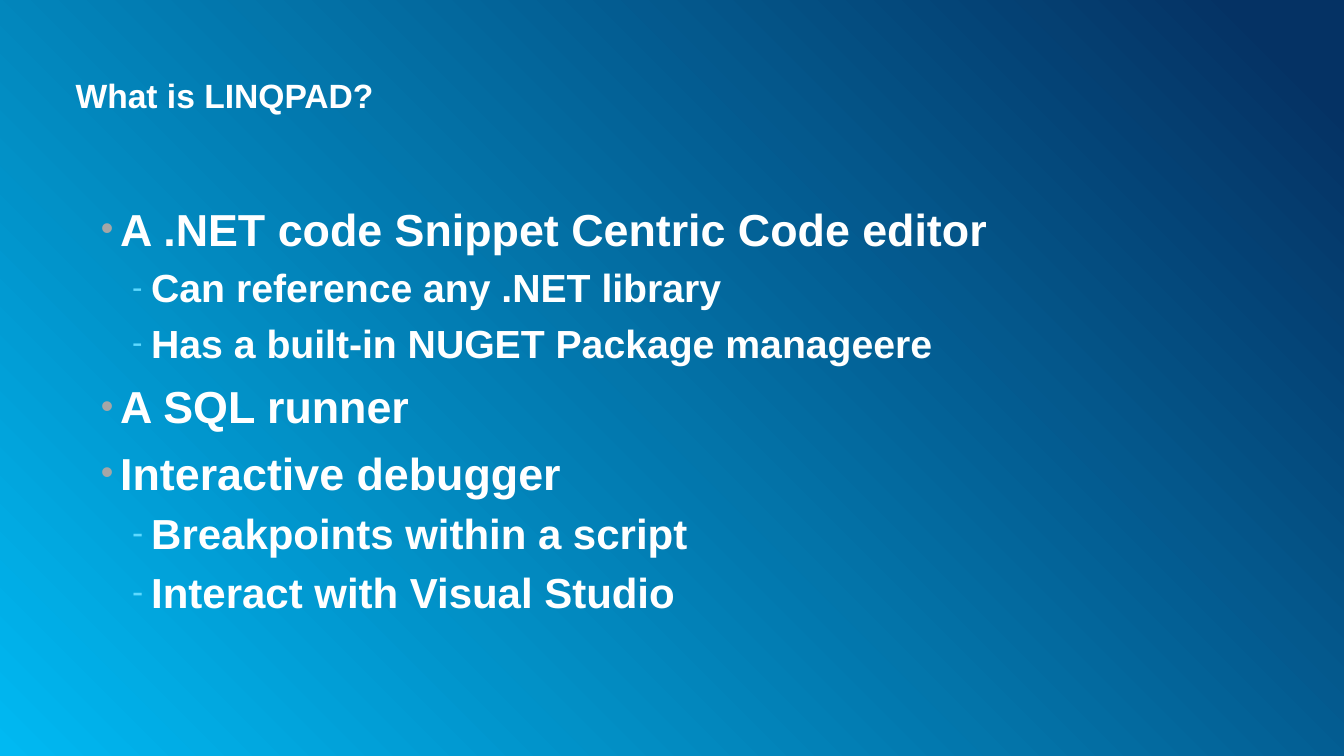
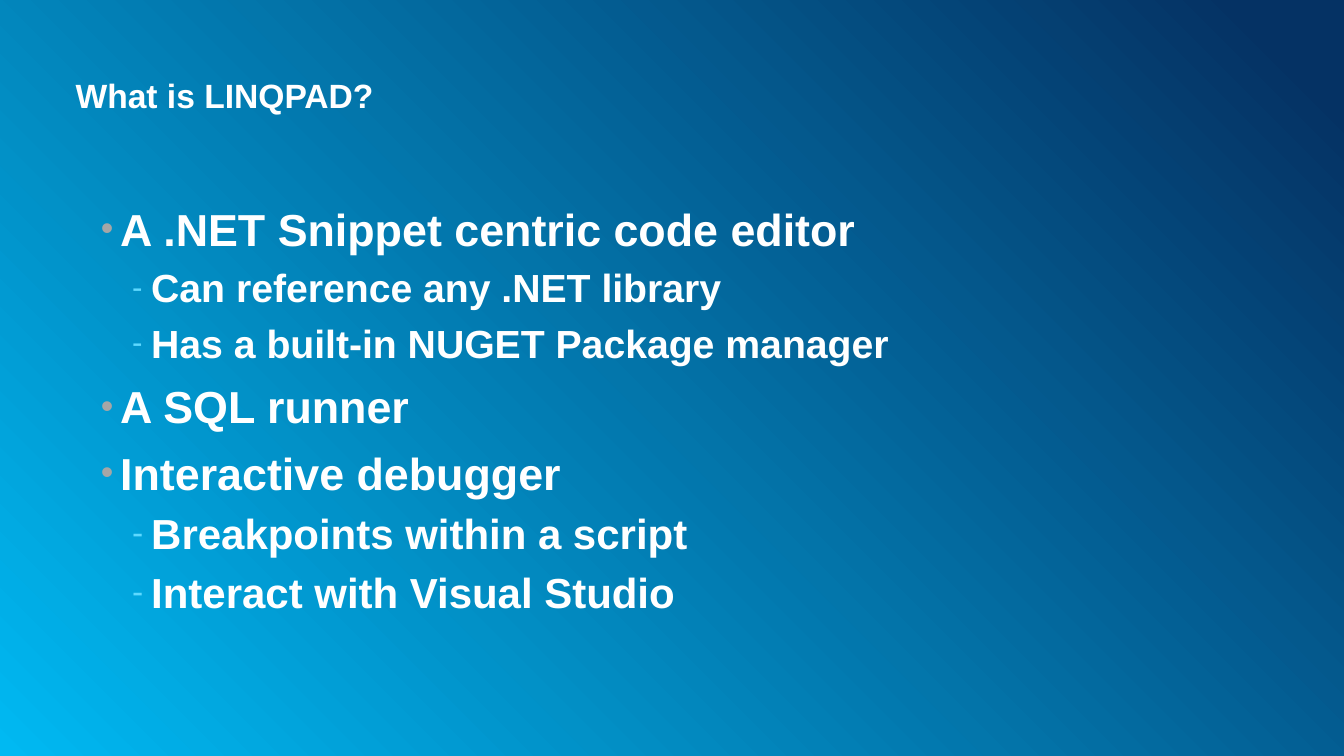
Before and after one commit to BraveNewMath/ExploringLinqpad, a slide deck: slide 2 of LINQPad.pptx. Drawn at 1344x756 pixels with LibreOffice and Linux fonts; fonts in the diff are those of the drawing. Boxes give left, top, right and bottom in pixels: in the first picture for what was removed or moved away, otherwise in the second. Text is boxed around its words. In the diff, an @@ line names an element or a change of style, - is before the commit and + after.

```diff
--- a/LINQPad.pptx
+++ b/LINQPad.pptx
@@ text at bbox=[120, 213, 855, 255]: text changed @@
-• A .NET code Snippet Centric Code editor
+• A .NET Snippet centric code editor
@@ text at bbox=[151, 329, 888, 366]: text changed @@
-  – Has a built-in NUGET Package manageere
+  – Has a built-in NUGET Package manager
```
Also in this commit, not shown: 1 other slide changed, 5 other files.
